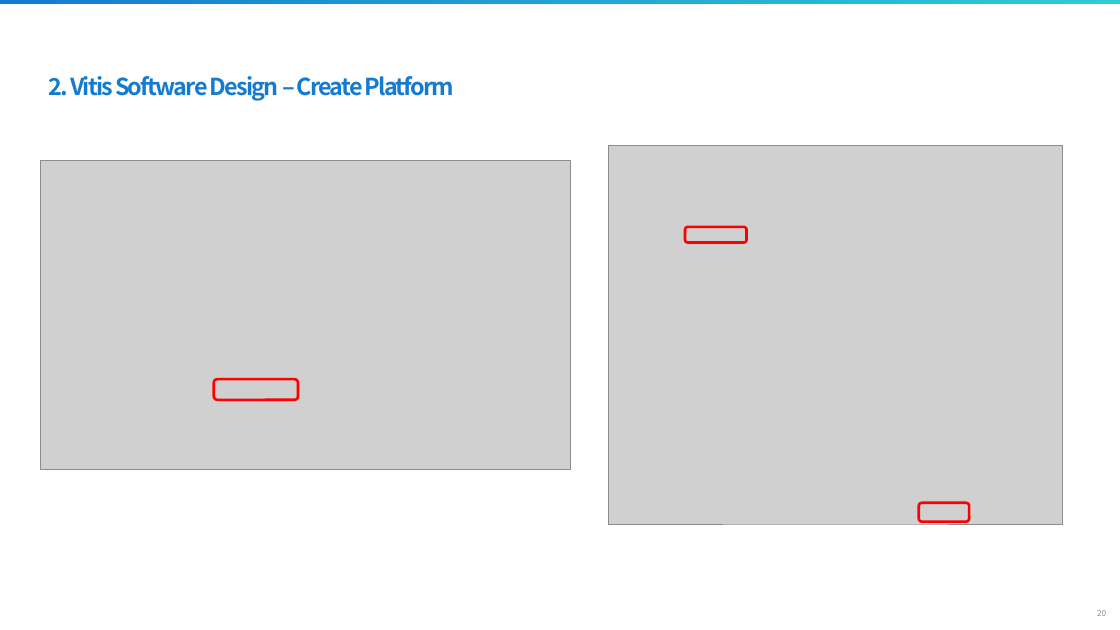
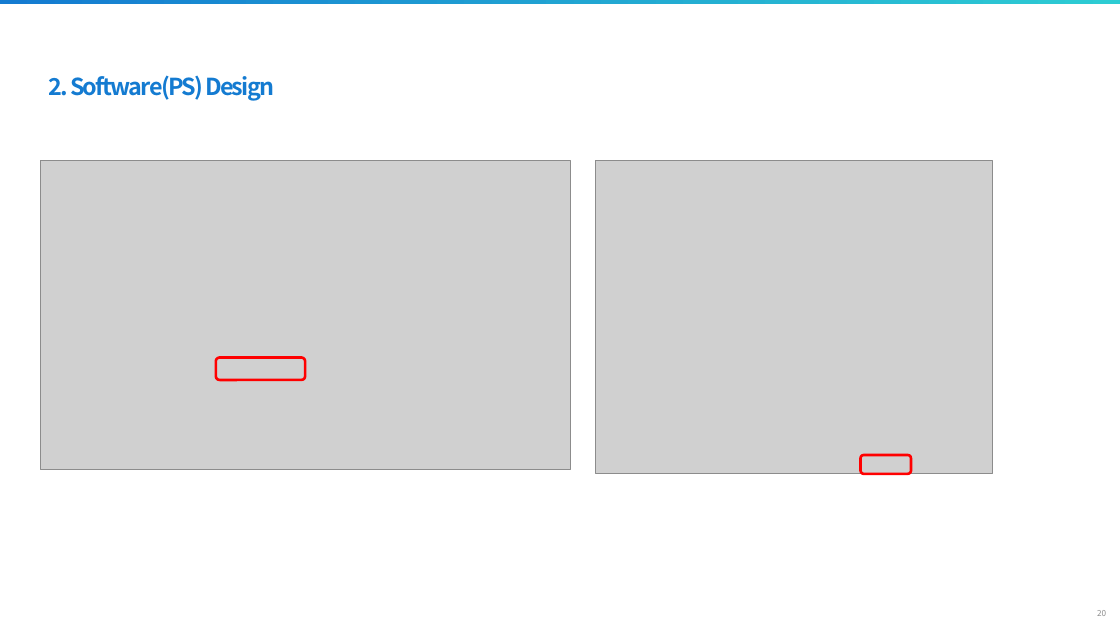
Before and after one commit to siliconground/SoC_301, a slide deck: slide 20 of 0_DOCS/1_EDU_REFERENCE/3_Processing_System_Basic.pptx. Drawn at 1120x630 pixels with LibreOffice and Linux fonts; fonts in the diff are those of the drawing; grey boxes stand for pictures; background and template pictures are left out. Boxes give left, top, right and bottom in pixels: in the first picture for what was removed or moved away, otherwise in the second. Text is boxed around its words. In the diff, an @@ line names an element or a change of style, - is before the commit and + after.

```diff
--- a/0_DOCS/1_EDU_REFERENCE/3_Processing_System_Basic.pptx
+++ b/0_DOCS/1_EDU_REFERENCE/3_Processing_System_Basic.pptx
@@ text at [49,75,274,101]: text changed @@
-2. Vitis Software Design – Create Platform
+2. Software(PS) Design
@@ picture: place and size @@
-picture at [608,145,1063,523]
+picture at [596,160,992,474]
@@ rounded rectangle removed at [686,227,747,243] @@
@@ rounded rectangle: place and size @@
-rounded rectangle at [214,379,298,400]
+rounded rectangle at [216,358,305,381]
@@ rounded rectangle: place and size @@
-rounded rectangle at [919,503,970,522]
+rounded rectangle at [860,455,911,474]
```
Also in this commit, not shown: 6 other slides changed, 6 slides added, 5 slides removed.
